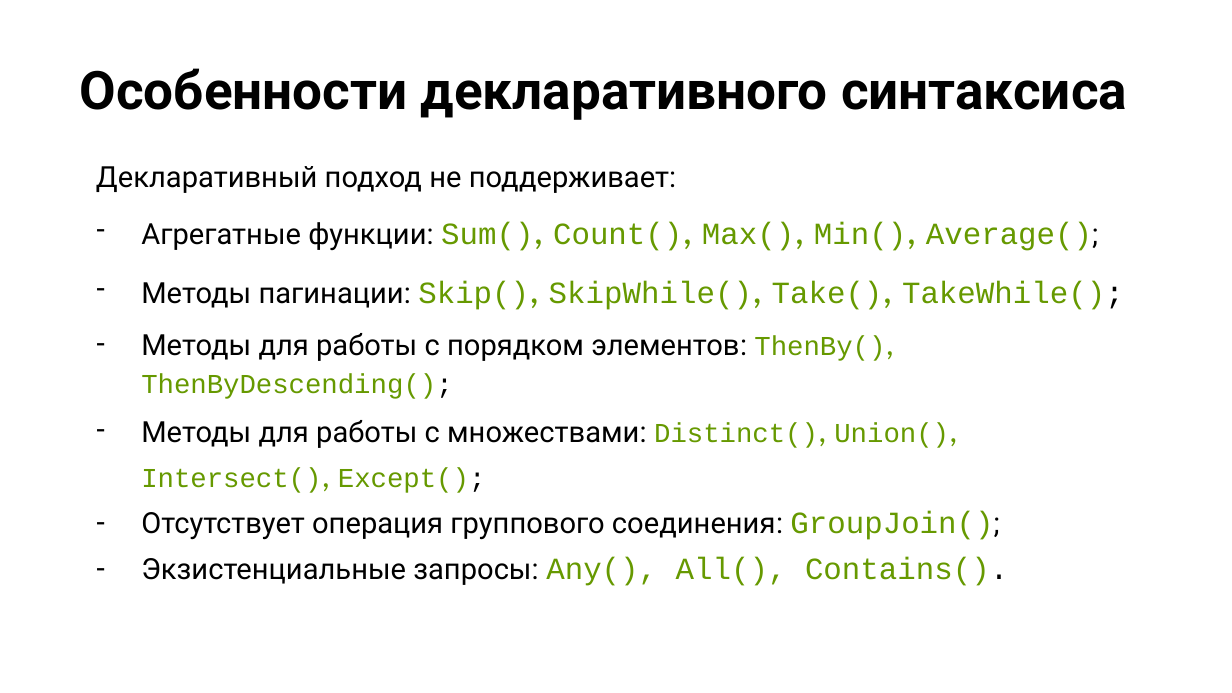
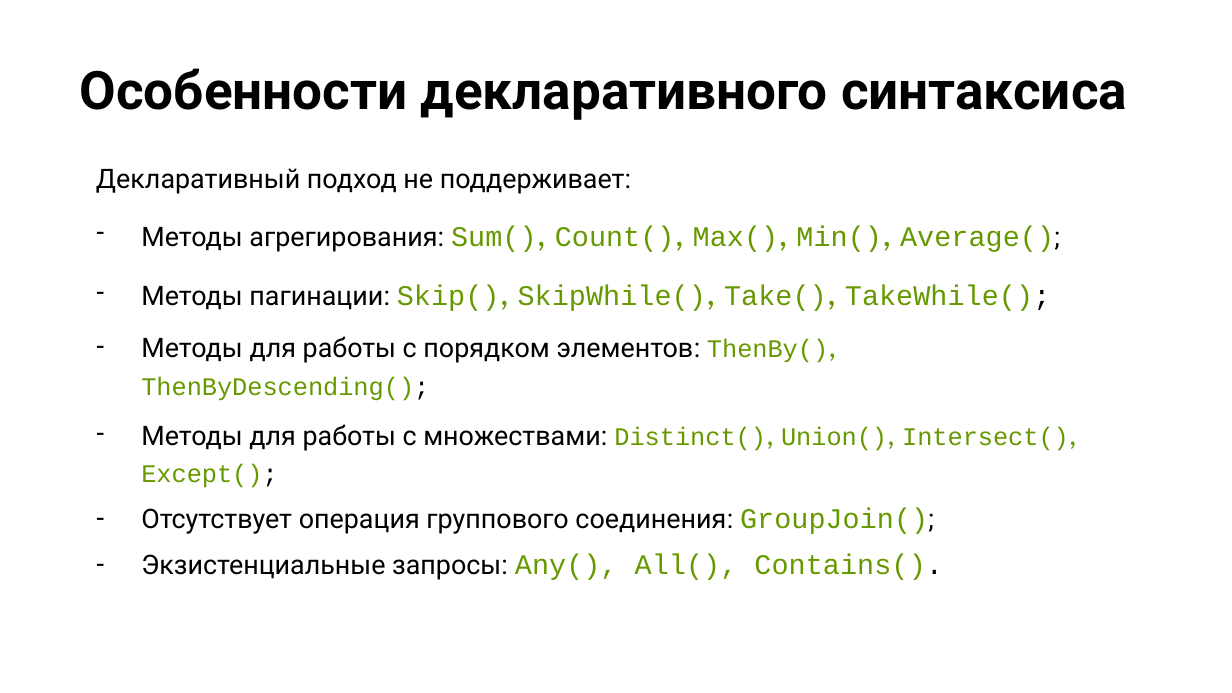
Before and after one commit to NilovPavel/OpenLessonLinq, a slide deck: slide 18 of LinqQueries.pptx. Drawn at 1232x693 pixels with LibreOffice and Linux fonts; fonts in the diff are those of the drawing; background and template pictures are left out. Boxes give left, top, right and bottom in pixels: in the first picture for what was removed or moved away, otherwise in the second. Text is boxed around its words. In the diff, an @@ line names an element or a change of style, - is before the commit and + after.

```diff
--- a/LinqQueries.pptx
+++ b/LinqQueries.pptx
@@ text at (96, 168, 1069, 580): size 17 to 15.7 pt in "Декларативный подход не поддерживает:", "Методы пагинации:", "Методы для работы с порядком элементов:", "Методы для работы с множествами:" and 2 more places; size 18 to 16.6 pt in "Skip(), SkipWhile(), Take(), TakeWhile();", "GroupJoin();", "Any(), All(), Contains()."; size 24 to 22.2 pt in "Skip(), SkipWhile(), Take(),"; size 16 to 14.8 pt in "ThenBy(), ThenByDescending();", "Distinct(), Union(), Intersect(), Except();"; size 20 to 18.5 pt in "ThenBy(),", "Distinct(), Union(), Intersect(),"; line spacing 1.1 to 1.2 @@
@@ text at (141, 225, 1054, 252): text changed; size 18 to 16.6 pt @@
-– Агрегатные функции: Sum(), Count(), Max(), Min(), Average();
+– Методы агрегирования: Sum(), Count(), Max(), Min(), Average();
```
Also in this commit, not shown: 1 other slide changed, 2 slides removed, 5 other files.
